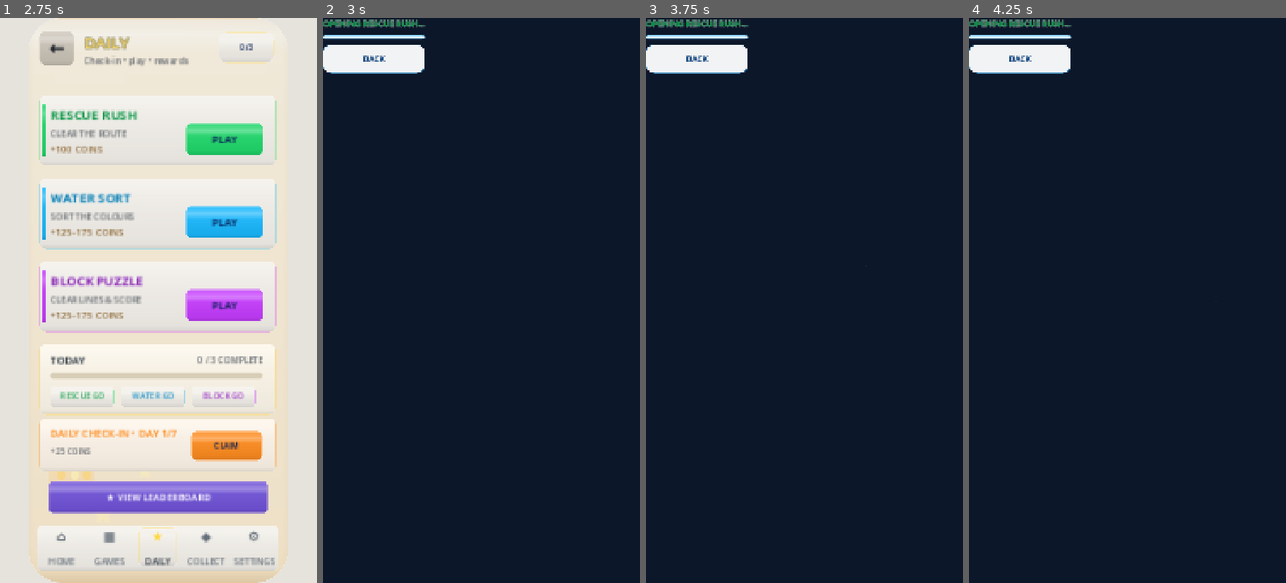
Above: before the commit, frames 1-4 (left to right).
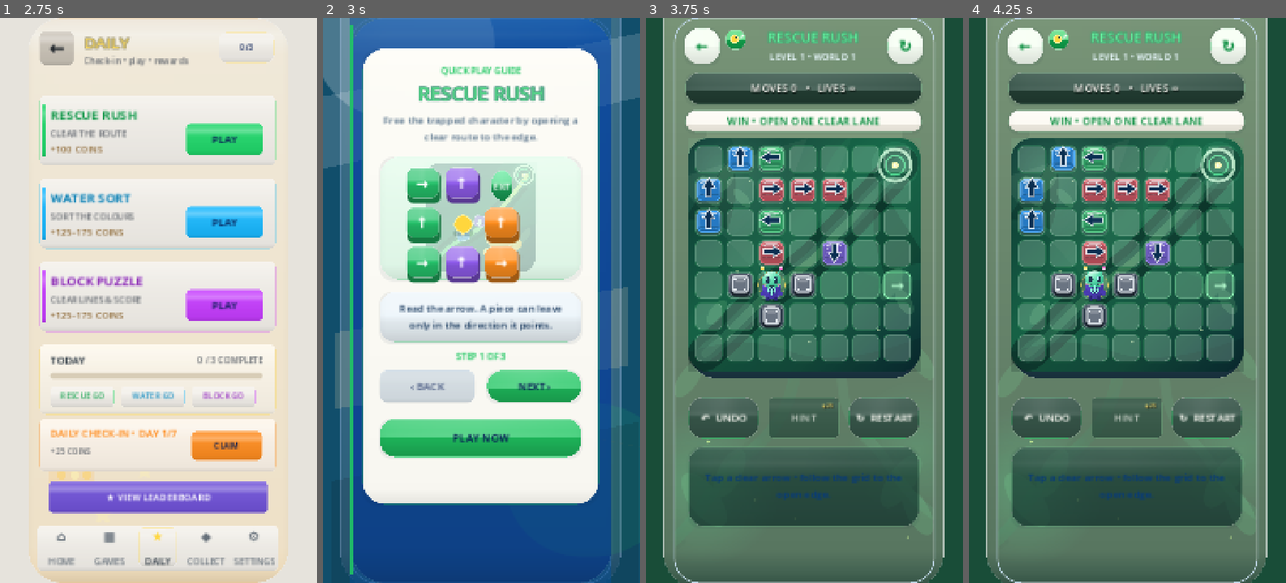
Above: after the commit, the same moments.

Repository: eghosa001/unjam
Game: Godot game, scene res://scenes/Boot.tscn
Two runs of this game, one before a commit and one after it. Both use one fixed random seed, a clock stepped at 60 frames per second and the inputs below.
Inputs (mouse positions are in pixels of both pictures, inside the frame that each line leads up to):
- Up to frame 1 (2.75 s): tap Enter at 0.5 s; move the mouse to (228, 272) at 0.52 s; click (228, 272) at 0.67 s; tap Space at 1.25 s; drag from (95, 328) to (142, 413) at 1.27 s; click "PLAY DAILY" at 2 s
- Up to frame 2 (3 s): click "PLAY" at 2.75 s
- Up to frame 3 (3.75 s): click (804, 436) at 3.5 s, where only the run after the commit has a clickable "PLAY NOW"
- Up to frame 4 (4.25 s): no input

Frame 1 is identical in both runs. In frame 2, 99% of the frame differs, in the area x 0-100%, y 0-100%; in frame 3, 99%; in frame 4, 99%.
Error before the commit: Parse Error: Could not resolve class "res://scripts/game/rescue_rush_casual.gd". (res://scripts/game/rescue_rush_assisted.gd:1)

Commit message:
Type keyboard focus index explicitly for Godot strict script inference

Diff:
--- a/scripts/game/rescue_rush_premium.gd
+++ b/scripts/game/rescue_rush_premium.gd
@@ -432,7 +432,7 @@
 	var count := board_grid.get_child_count()
 	for distance in range(count):
 		for sign in [1, -1]:
-			var index := (previous_index + distance * sign + count) % count
+			var index: int = (previous_index + distance * int(sign) + count) % count
 			var control := board_grid.get_child(index) as BaseButton
 			if control != null and not control.disabled and control.focus_mode == Control.FOCUS_ALL:
 				control.grab_focus()
